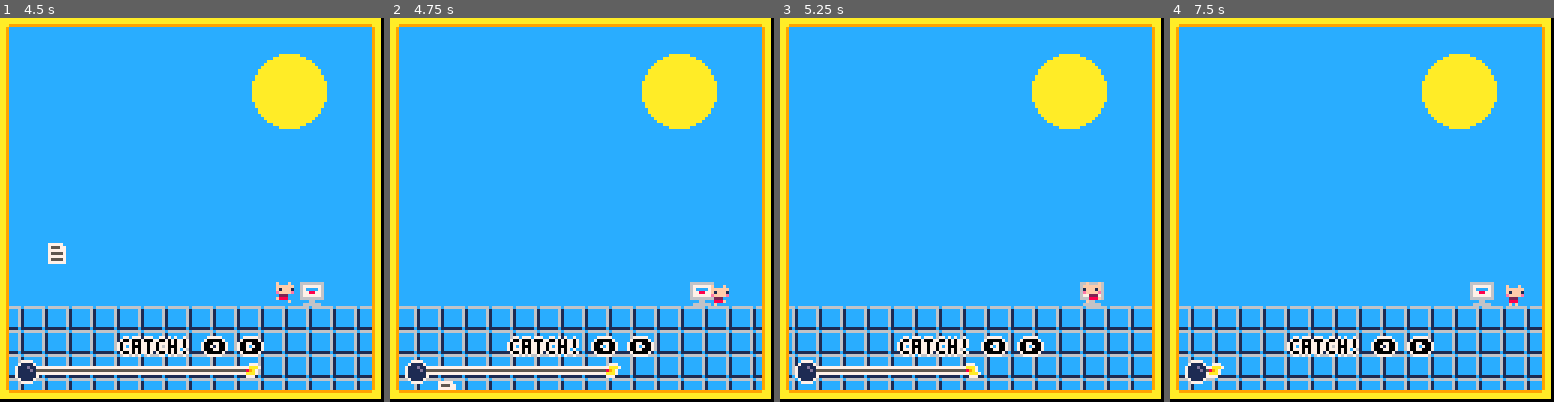
Above: before the commit, frames 1-4 (left to right).
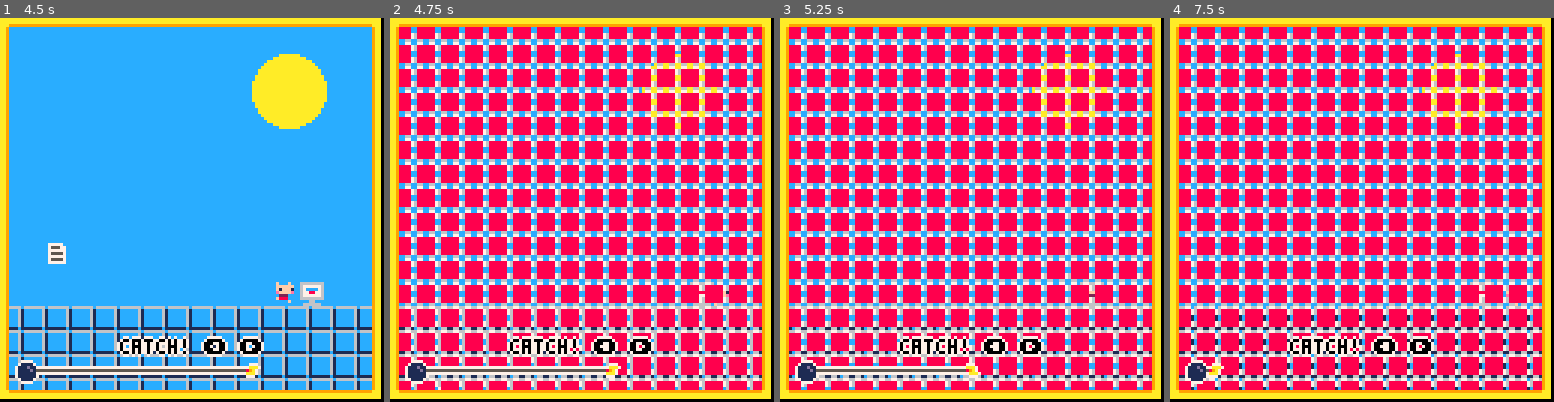
Above: after the commit, the same moments.

Repository: Kirais/PhDWare
Game: PICO-8 cartridge catch_phd_hat.p8
The game is run twice, just before and just after one commit, with the same random seed, the same clock (stepped at 60 frames per second) and the same inputs.
Inputs:
- Up to frame 1 (4.5 s): tap O (Z key) at 0.7, 1.7, 2.1, 2.5, 2.9, 3.3, 3.7, 4.1 s; hold Right 1.6-2.1 s; hold Right 2.47-3.03 s; hold Left 3.08-3.58 s; hold Right from 4.02 s (still down)
- Up to frame 2 (4.75 s): tap O (Z key) at 4.5 s; release Right at 4.68 s
- Up to frame 3 (5.25 s): tap O (Z key) at 4.9 s; hold Left from 5.08 s (still down)
- Up to frame 4 (7.5 s): tap O (Z key) every 0.4 s from 5.3 to 7.3 s; release Left at 5.68 s; hold Right 6.08-6.58 s; hold Right 6.63-7.13 s

Frame 1 is identical in both runs. In frame 2, 69% of the frame differs, in the area x 2-97%, y 2-97%; in frame 3, 70%; in frame 4, 71%.

Commit message:
remove hat

Diff:
--- a/catch_phd_hat.p8
+++ b/catch_phd_hat.p8
@@ -39,14 +39,6 @@
  	count=0,
  	grab=false,
  	target=1+difficulty/5
- }
- -- hat
- hat = {
-  active=false,
-  x=5+rnd(115),
-  y=0,
-  vy=0,
-  col=false
  }
 
  -- player
@@ -117,10 +109,6 @@
 
  if paper.active then
  	update_paper()
- end
-
- if hat.active then
-  update_hat()
  end
 
  update_player(dt)
@@ -180,17 +168,6 @@
   else hat.active=true
   end
  end
- -- hat collision
- if player.y>hat.y
- 	and player.y<hat.y+10
- 	and player.x>hat.x-10
- 	and player.x<hat.x+10
- then
-  hat.vy=0
-  hat.col=true
-  status="won"
- else hat.col=false
- end
 
  if paper.grab then
   if player.x >= pc.x
@@ -238,22 +215,15 @@
 
  --paper
  if paper.active then
-  if paper.grab then
-   spr(8,round(player.x-4), round(player.y-10))
-  else
-   spr(8,paper.x,paper.y)
-  end
- end
- --hat
- if hat.active then
-  spr(7,hat.x,hat.y)
- end
+  spr(8,paper.x,paper.y)
+ end
+
  --player
  spr(player.frame, round(player.x - 4), round(player.y - 4), 1,1, player.flip)
 
  if status == "won" then
   win_message()
- elseif hat.y>96 then
+ elseif paper.y>96 then
   lost_message()
  end
 end
@@ -273,8 +243,13 @@
 end
 
 function update_paper()
- paper.vy+=3*1/60
- paper.y+=paper.vy
+ if paper.grab then
+  paper.x=round(player.x-4)
+  paper.y=round(player.y-10)
+ else
+  paper.vy+=3*1/60
+  paper.y+=paper.vy
+ end
 end
 
 function win_message()
